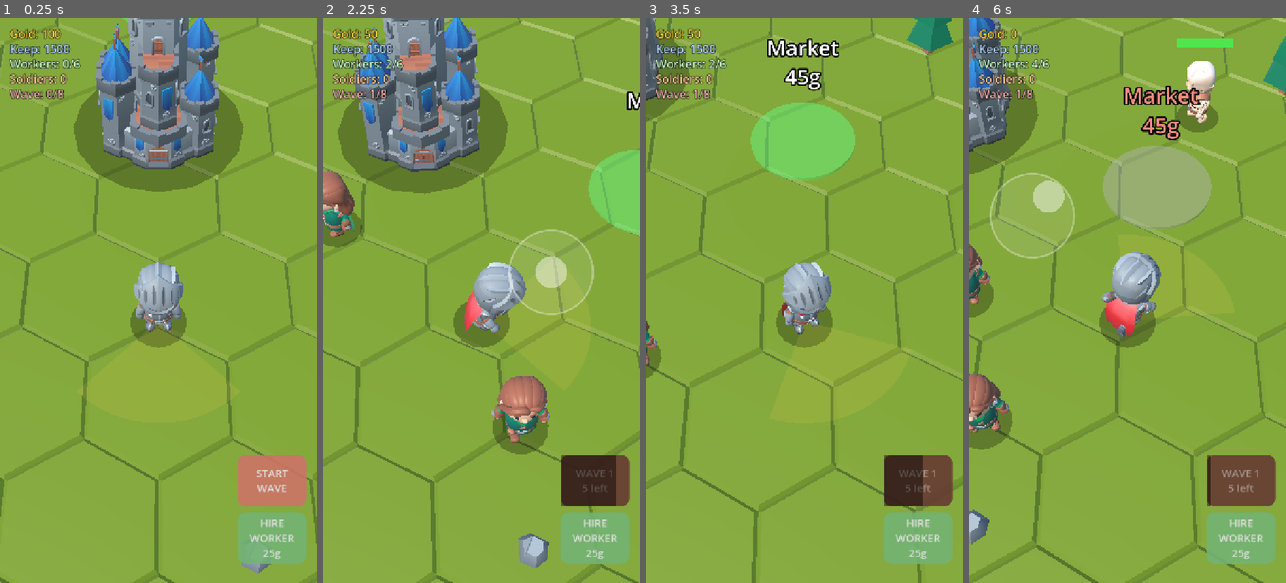
Above: before the commit, frames 1-4 (left to right).
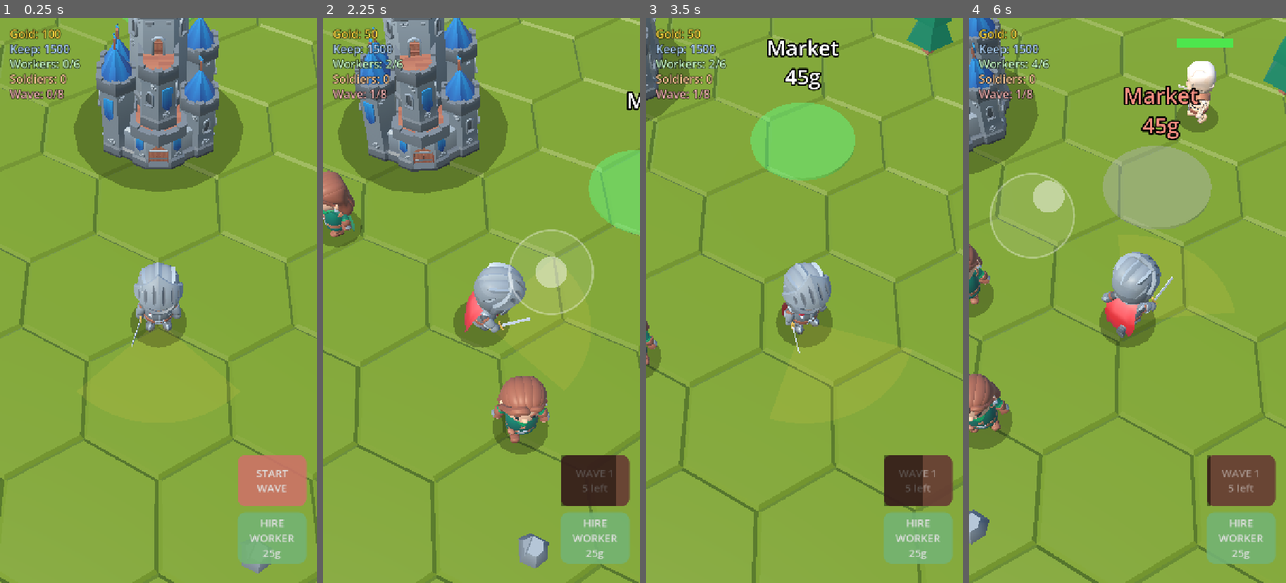
Above: after the commit, the same moments.

Repository: tembugi/town-defender
Game: Godot game, scene res://Main3D.tscn
Same seed, same stepped clock (60 frames per second), same inputs: the game is played once before the commit and once after it.
Inputs (mouse positions are in pixels of both pictures, inside the frame that each line leads up to):
- Up to frame 1 (0.25 s): no input
- Up to frame 2 (2.25 s): click "HIRE WORKER 25g" at 0.5 s; click "START WAVE" at 1.25 s; tap Enter at 2 s; move the mouse to (551, 272) at 2.02 s; hold D from 2.03 s (still down); tap H at 2.1 s; click (551, 272) at 2.17 s
- Up to frame 3 (3.5 s): tap Space at 2.27 s; release D at 2.75 s; drag from (741, 328) to (788, 413) at 2.77 s
- Up to frame 4 (6 s): move the mouse to (1159, 176) at 3.52 s; hold D 3.53-4.25 s; tap H at 3.6, 5.1 s; drag from (1111, 413) to (1032, 215) at 4.27 s; move the mouse to (1222, 385) at 5.02 s; hold A 5.03-5.75 s; tap Space at 5.27 s; drag from (1032, 215) to (1079, 159) at 5.77 s

The runs differ from the first frame. In frame 1, less than 0.1% of the frame differs, in the area x 41-45%, y 52-59%; in frame 2, less than 0.1%; in frame 3, less than 0.1%; in frame 4, less than 0.1%, in the area x 57-69%, y 11-51%.

Commit message:
Polish: give units actual weapons (hand-slot meshes)
KayKit characters ship unarmed, so build simple low-poly weapons in code and
attach them to the handslot.r bone via BoneAttachment3D (so they swing with the
animation): hero gets a sword, soldiers an axe, skeletons a bone sword. Verified
the attachment tracks the hand bone.

Co-Authored-By: Claude Sonnet 4.6 <noreply@anthropic.com>

Diff:
--- a/scripts/Enemy3D.gd
+++ b/scripts/Enemy3D.gd
@@ -46,6 +46,7 @@
 	add_child(Rig.blob_shadow())
 	Rig.make_unit_body(self)
 	ap = Rig.attach(model, "skeleton")
+	Rig.attach_weapon(model, "bonesword")
 	Rig.set_shadows(model, false)   # perf: skeletons don't cast shadows
 	add_to_group("enemies")
 	_make_hpbar()
--- a/scripts/Hero3D.gd
+++ b/scripts/Hero3D.gd
@@ -35,6 +35,7 @@
 	Rig.make_unit_body(self)
 	_build_cone()
 	ap = Rig.attach(model)
+	Rig.attach_weapon(model, "sword")
 	_play("Idle_A")
 
 
--- a/scripts/Rig.gd
+++ b/scripts/Rig.gd
@@ -126,6 +126,65 @@
 	return sb
 
 
+# --- Weapons -------------------------------------------------------------
+# KayKit characters ship unarmed but have a `handslot.r` bone for weapons.
+# We build simple low-poly weapons in code (grip at origin, blade along +Y).
+
+static func _box(size: Vector3, pos: Vector3, col: Color) -> MeshInstance3D:
+	var m := MeshInstance3D.new()
+	var b := BoxMesh.new()
+	b.size = size
+	m.mesh = b
+	m.position = pos
+	var mat := StandardMaterial3D.new()
+	mat.albedo_color = col
+	m.material_override = mat
+	m.cast_shadow = GeometryInstance3D.SHADOW_CASTING_SETTING_OFF
+	return m
+
+
+static func make_weapon(kind := "sword") -> Node3D:
+	var w := Node3D.new()
+	var steel := Color(0.74, 0.78, 0.82)
+	var gold := Color(0.82, 0.66, 0.28)
+	var wood := Color(0.45, 0.30, 0.17)
+	var bone := Color(0.86, 0.84, 0.74)
+	if kind == "axe":
+		w.add_child(_box(Vector3(0.05, 1.0, 0.05), Vector3(0, 0.4, 0), wood))        # haft
+		w.add_child(_box(Vector3(0.32, 0.34, 0.05), Vector3(0.08, 0.88, 0), steel))  # head
+	elif kind == "bonesword":
+		w.add_child(_box(Vector3(0.05, 0.24, 0.05), Vector3(0, 0.0, 0), bone))       # grip
+		w.add_child(_box(Vector3(0.20, 0.05, 0.05), Vector3(0, 0.14, 0), bone))      # guard
+		w.add_child(_box(Vector3(0.08, 0.66, 0.025), Vector3(0, 0.49, 0), bone))     # blade
+	else: # sword
+		w.add_child(_box(Vector3(0.05, 0.26, 0.05), Vector3(0, 0.0, 0), wood))       # grip
+		w.add_child(_box(Vector3(0.26, 0.05, 0.06), Vector3(0, 0.15, 0), gold))      # guard
+		w.add_child(_box(Vector3(0.07, 0.78, 0.025), Vector3(0, 0.56, 0), steel))    # blade
+		w.add_child(_box(Vector3(0.07, 0.07, 0.07), Vector3(0, -0.15, 0), gold))     # pommel
+	return w
+
+
+# Parent a weapon to a character's right-hand slot so it follows the animation.
+static func attach_weapon(model: Node, kind := "sword", bone := "handslot.r") -> void:
+	var sk := _find_skeleton(model)
+	if sk == null:
+		return
+	var ba := BoneAttachment3D.new()
+	ba.bone_name = bone
+	sk.add_child(ba)
+	ba.add_child(make_weapon(kind))
+
+
+static func _find_skeleton(n: Node) -> Skeleton3D:
+	if n is Skeleton3D:
+		return n
+	for c in n.get_children():
+		var r := _find_skeleton(c)
+		if r != null:
+			return r
+	return null
+
+
 # Recursively toggle shadow casting on all meshes (perf: small/many objects off).
 static func set_shadows(n: Node, on: bool) -> void:
 	if n is GeometryInstance3D:
--- a/scripts/Soldier3D.gd
+++ b/scripts/Soldier3D.gd
@@ -31,6 +31,7 @@
 	add_child(Rig.blob_shadow(0.42))
 	Rig.make_unit_body(self)
 	ap = Rig.attach(model, "adventurer")
+	Rig.attach_weapon(model, "axe")
 	Rig.set_shadows(model, false)
 	_play("Idle_A")
 
